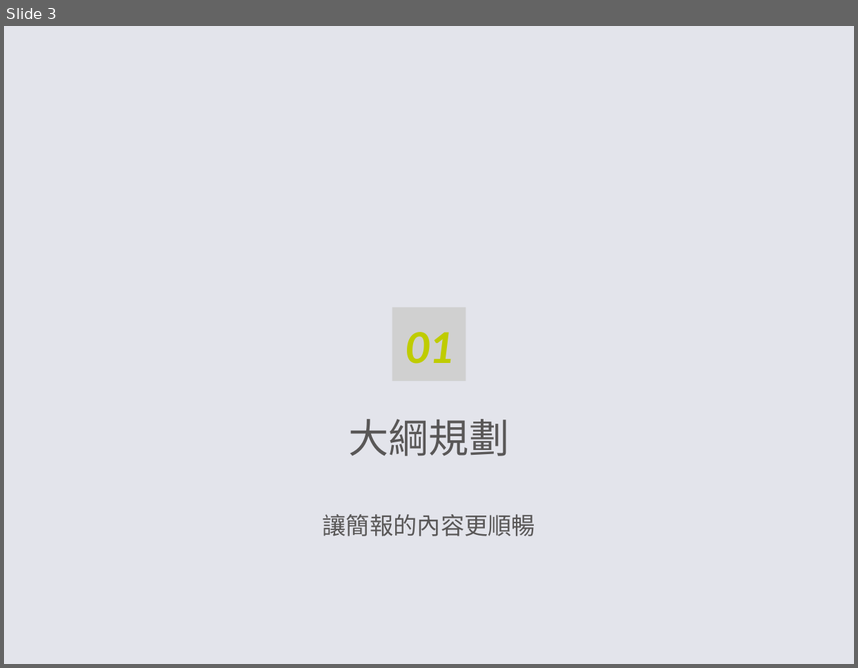
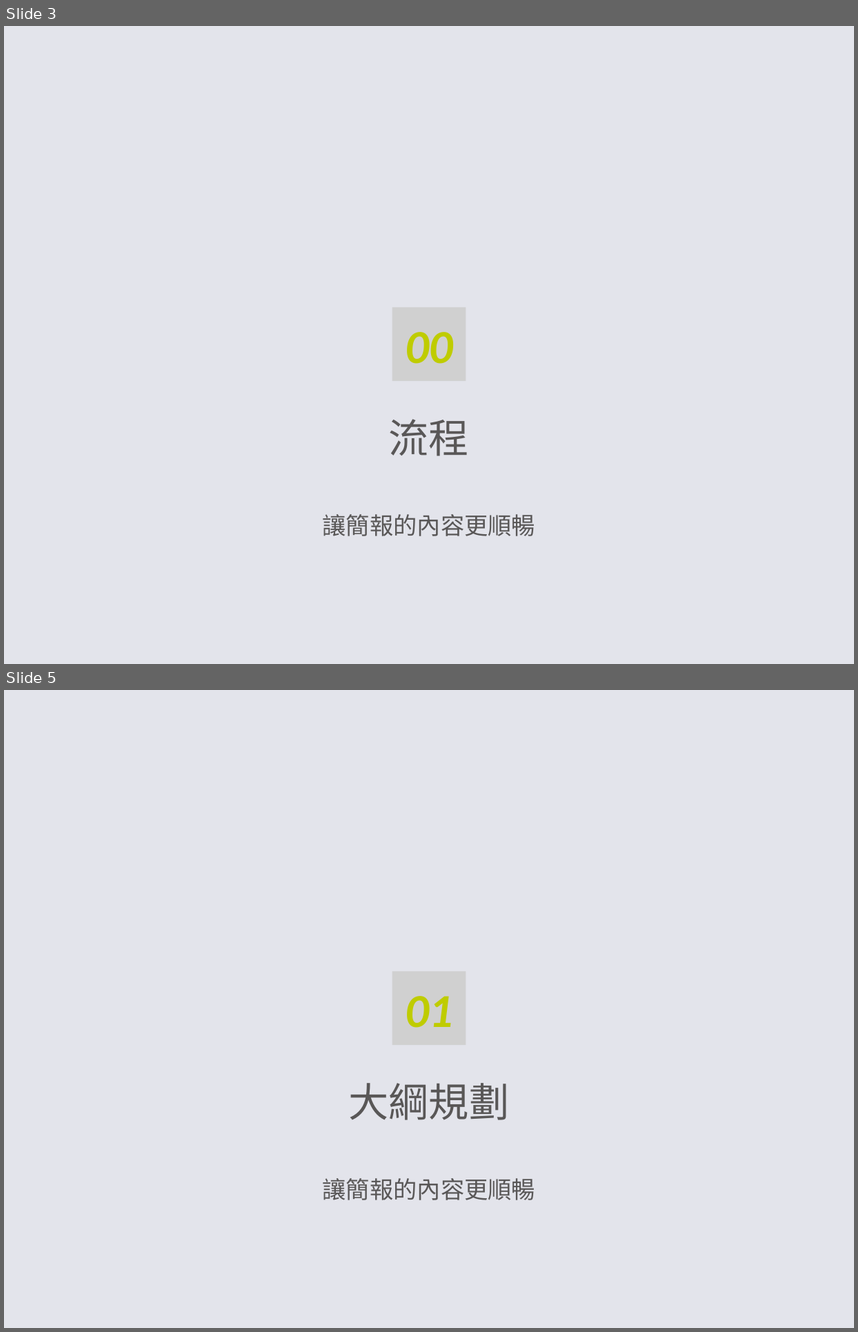
Before and after one commit to jerry092383/chungyo_hw, a slide deck: HW-Week1/簡報製作-jerry092383.pptx. Shown one above the other, each under a label of ours: slide 3 before the commit, slides 3 and 5 after it; the slides between them are not shown. The pictures are 858x668 and 858x1332 pixels, drawn with LibreOffice and Linux fonts; fonts in the diff are those of the drawing; grey boxes stand for pictures; background and template pictures are left out. Boxes give left, top, right and bottom in pixels: in the first picture for what was removed or moved away, otherwise in the second. Text is boxed around its words. In the diff, an @@ line names an element or a change of style, - is before the commit and + after.

```diff
--- a/HW-Week1/簡報製作-jerry092383.pptx
+++ b/HW-Week1/簡報製作-jerry092383.pptx
@@ slide 3 added at bbox=[4, 26, 854, 664], background picture (left out) @@
@@ picture added at bbox=[392, 308, 466, 381], 40 pt, text #BFCC00, bold, italic @@
+00
@@ title added at bbox=[389, 419, 469, 456], 34 pt, text #595757 @@
+流程
@@ text added at bbox=[323, 514, 535, 536], 20 pt, text #595757 @@
+讓簡報的內容更順暢
@@ what was slide 3 is now slide 5 @@
```
Also in this commit, not shown: 10 slides changed, 14 other slides added, 4 slides removed, 16 other files.
